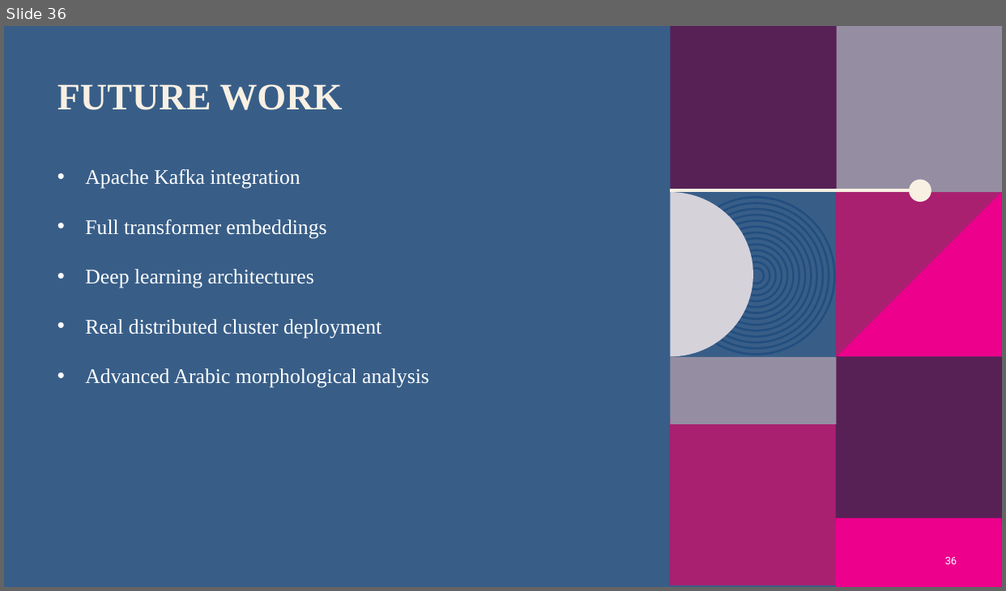
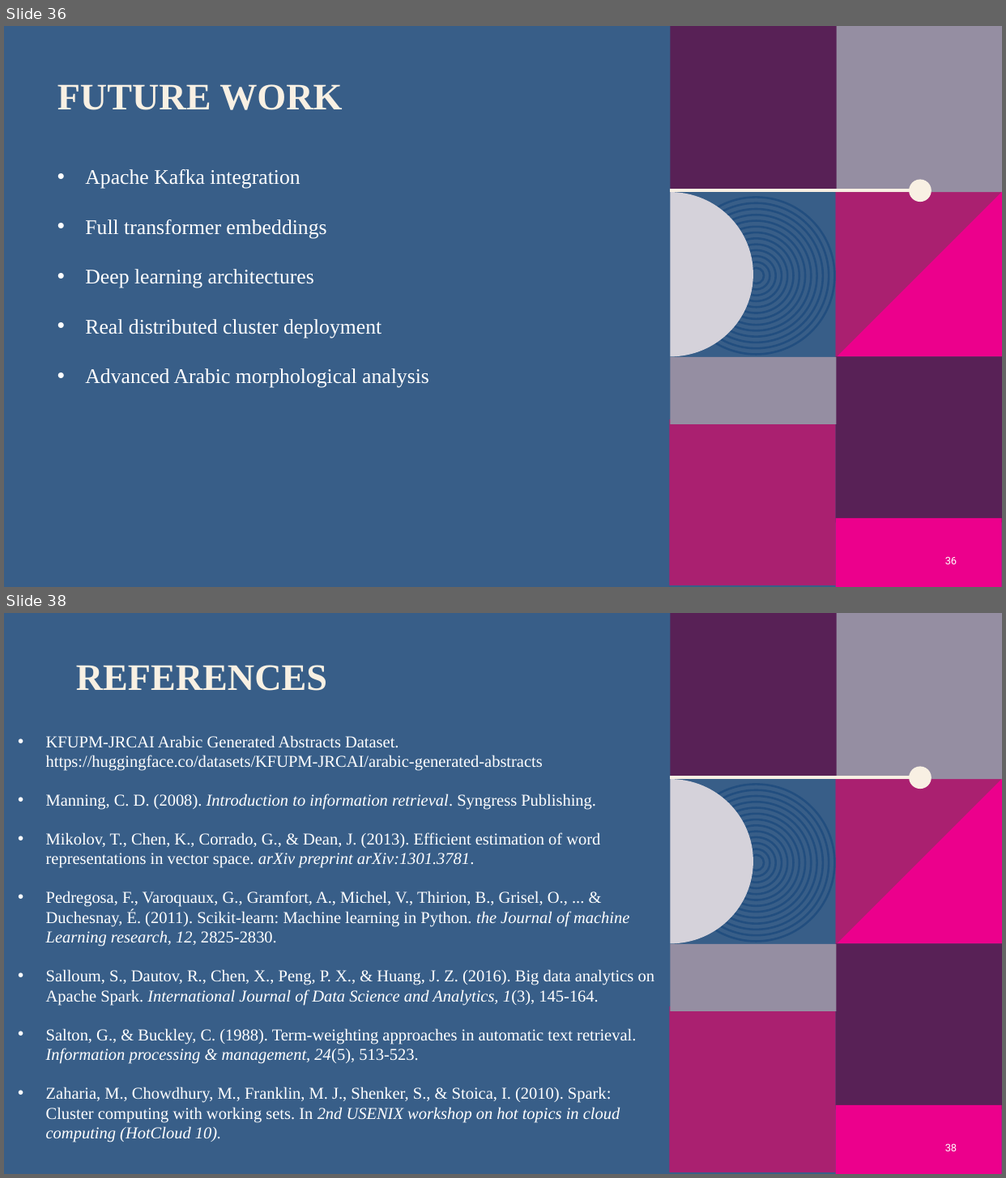
Before and after one commit to Sami-Almoadawi/MSBDA-801-Big-Data-Analytics-Project, a slide deck: reports/presentation/Arabic_AI_Text_Detection_Project.pptx. Shown one above the other, each under a label of ours: slide 36 before the commit, slides 36 and 38 after it; the slides between them are not shown. The pictures are 1006x591 and 1006x1178 pixels, drawn with LibreOffice and Linux fonts; fonts in the diff are those of the drawing; background and template pictures are left out. Boxes give left, top, right and bottom in pixels: in the first picture for what was removed or moved away, otherwise in the second. Text is boxed around its words. In the diff, an @@ line names an element or a change of style, - is before the commit and + after.

```diff
--- a/reports/presentation/Arabic_AI_Text_Detection_Project.pptx
+++ b/reports/presentation/Arabic_AI_Text_Detection_Project.pptx
@@ slide 38 added at bbox=[4, 613, 1002, 1174], background #385E88; not listed: 24 template elements that a slide beside it also shows @@
@@ title added at bbox=[76, 665, 327, 691], 36 pt, text #F8F0E3, bold @@
+REFERENCES
@@ text added at bbox=[46, 735, 654, 1143], 16 pt, text #FFFFFF @@
+• KFUPM-JRCAI Arabic Generated Abstracts Dataset. https://huggingface.co/datasets/KFUPM-JRCAI/arabic-generated-abstracts
+• Manning, C. D. (2008). Introduction to information retrieval. Syngress Publishing.
+• Mikolov, T., Chen, K., Corrado, G., & Dean, J. (2013). Efficient estimation of word representations in vector space. arXiv preprint arXiv:1301.3781.
+• Pedregosa, F., Varoquaux, G., Gramfort, A., Michel, V., Thirion, B., Grisel, O., ... & Duchesnay, É. (2011). Scikit-learn: Machine learning in Python. the Journal of machine Learning research, 12, 2825-2830.
+• Salloum, S., Dautov, R., Chen, X., Peng, P. X., & Huang, J. Z. (2016). Big data analytics on Apache Spark. International Journal of Data Science and Analytics, 1(3), 145-164.
+• Salton, G., & Buckley, C. (1988). Term-weighting approaches in automatic text retrieval. Information processing & management, 24(5), 513-523.
+• Zaharia, M., Chowdhury, M., Franklin, M. J., Shenker, S., & Stoica, I. (2010). Spark: Cluster computing with working sets. In 2nd USENIX workshop on hot topics in cloud computing (HotCloud 10).
@@ page number added at bbox=[945, 1144, 957, 1152], 10 pt, text #FFFFFF @@
+38
```
Also in this commit, not shown: 4 slides changed, 2 other slides added, 3 other files.
